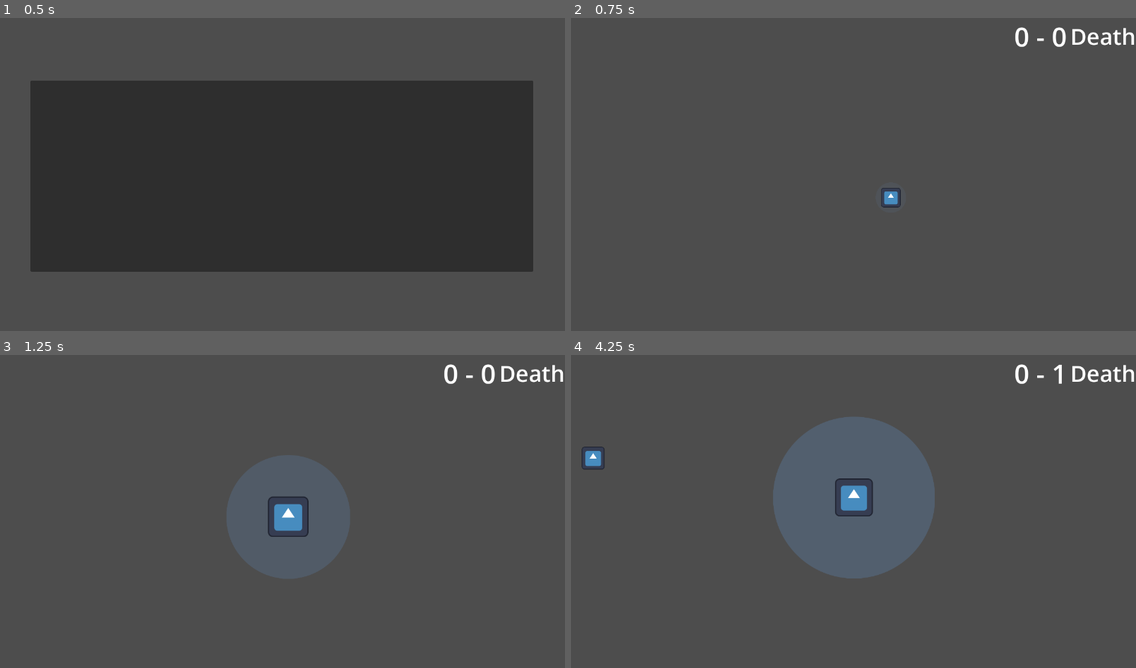
Above: before the commit, frames 1-4 (two rows, left to right).
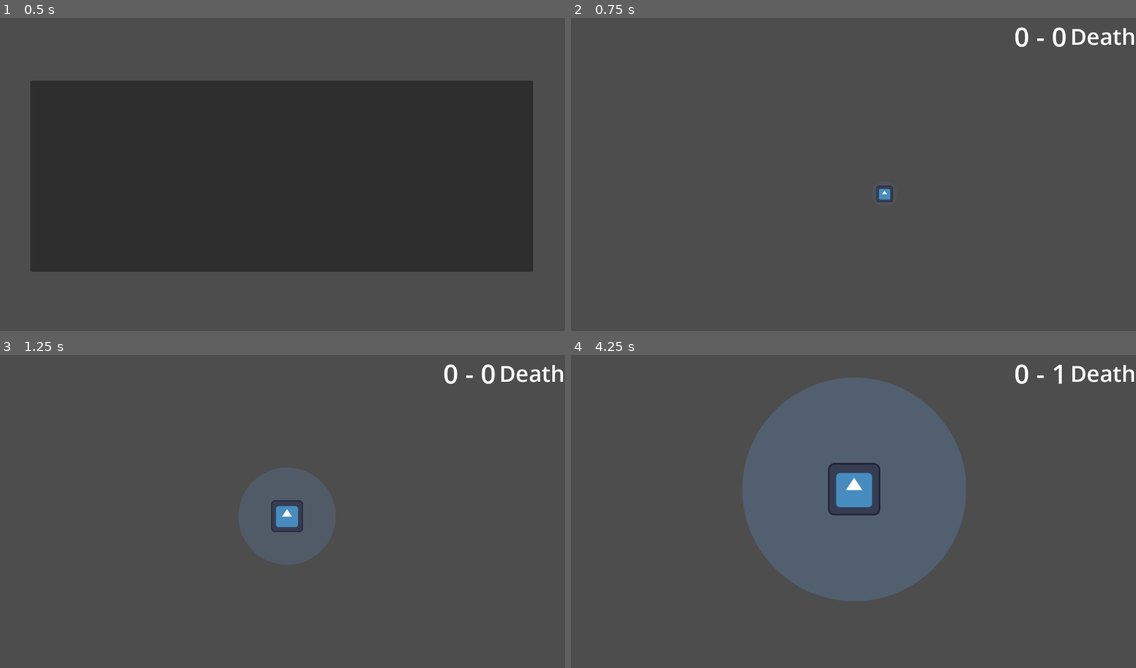
Above: after the commit, the same moments.

Repository: dkristia/Soul-Harvester
Game: Godot game, scene res://Scenes/StartManu/Menu.tscn
Same seed, same stepped clock (60 frames per second), same inputs: the game is played once before the commit and once after it. The engine's default icon, where the game draws it, is replaced by a stand-in: a white triangle on a blue panel in a dark square.
Inputs (mouse positions are in pixels of both pictures, inside the frame that each line leads up to):
- Up to frame 1 (0.5 s): no input
- Up to frame 2 (0.75 s): click (853, 177) at 0.5 s
- Up to frame 3 (1.25 s): no input
- Up to frame 4 (4.25 s): tap Enter (ui_accept) at 1.25, 1.52, 2.27, 3.77 s; move the mouse to (977, 498) at 1.27 s; hold D (right) 1.28-2.03 s; tap Mouse wheel up (zoomin) at 1.35, 2.3, 3.8 s; tap Mouse wheel down (zoomout) at 1.55, 2.1, 3.05 s; move the mouse to (740, 530) at 2.02 s; hold S (down) 2.03-2.78 s; move the mouse to (910, 442) at 2.77 s; hold D (right) 2.78-3.53 s; hold 2 (Anubis) 2.78-3.53 s; move the mouse to (825, 577) at 3.52 s; hold W (up) from 3.53 s (still down); tap 1 (Death) at 3.6 s

Frame 1 is identical in both runs. In frame 2, 0.2% of the frame differs, in the area x 54-59%, y 53-61%; in frame 3, 3.1%; in frame 4, 12%, in the area x 1-70%, y 7-79%.

Commit message:
fix tuuba

Diff:
--- a/Objects/Player/camera.gd
+++ b/Objects/Player/camera.gd
@@ -1,7 +1,6 @@
 extends Camera2D
 
 var starting = true
-var zoomDerivative = 0.98
 
 func _ready():
 	zoom = Vector2(0.01, 0.01)
@@ -9,12 +8,13 @@
 func _process(delta):
 	if starting:
 		_start_zoom(delta)
-	var za = zoom.x * 0.2
-	var zoomamount = Vector2(za, za)
-	if Input.is_action_just_pressed("zoomout"):
-		zoom -= zoomamount
-	if Input.is_action_just_pressed("zoomin"):
-		zoom += zoomamount
+	else:
+		var za = zoom.x * 0.2
+		var zoomamount = Vector2(za, za)
+		if Input.is_action_just_pressed("zoomout"):
+			zoom -= zoomamount
+		if Input.is_action_just_pressed("zoomin"):
+			zoom += zoomamount
 
 	if zoom.x > 3:
 		zoom = Vector2(3, 3)
@@ -22,7 +22,7 @@
 		zoom = Vector2(0.2, 0.2)
 
 func _start_zoom(delta):
-	zoomDerivative = zoomDerivative**1.1
-	zoom += delta * Vector2(zoomDerivative, zoomDerivative)
+	zoom += delta * Vector2(0.6, 0.6)
+	zoom -= zoom/10 * delta
 	if zoom >= Vector2(1, 1):
 		starting = false
